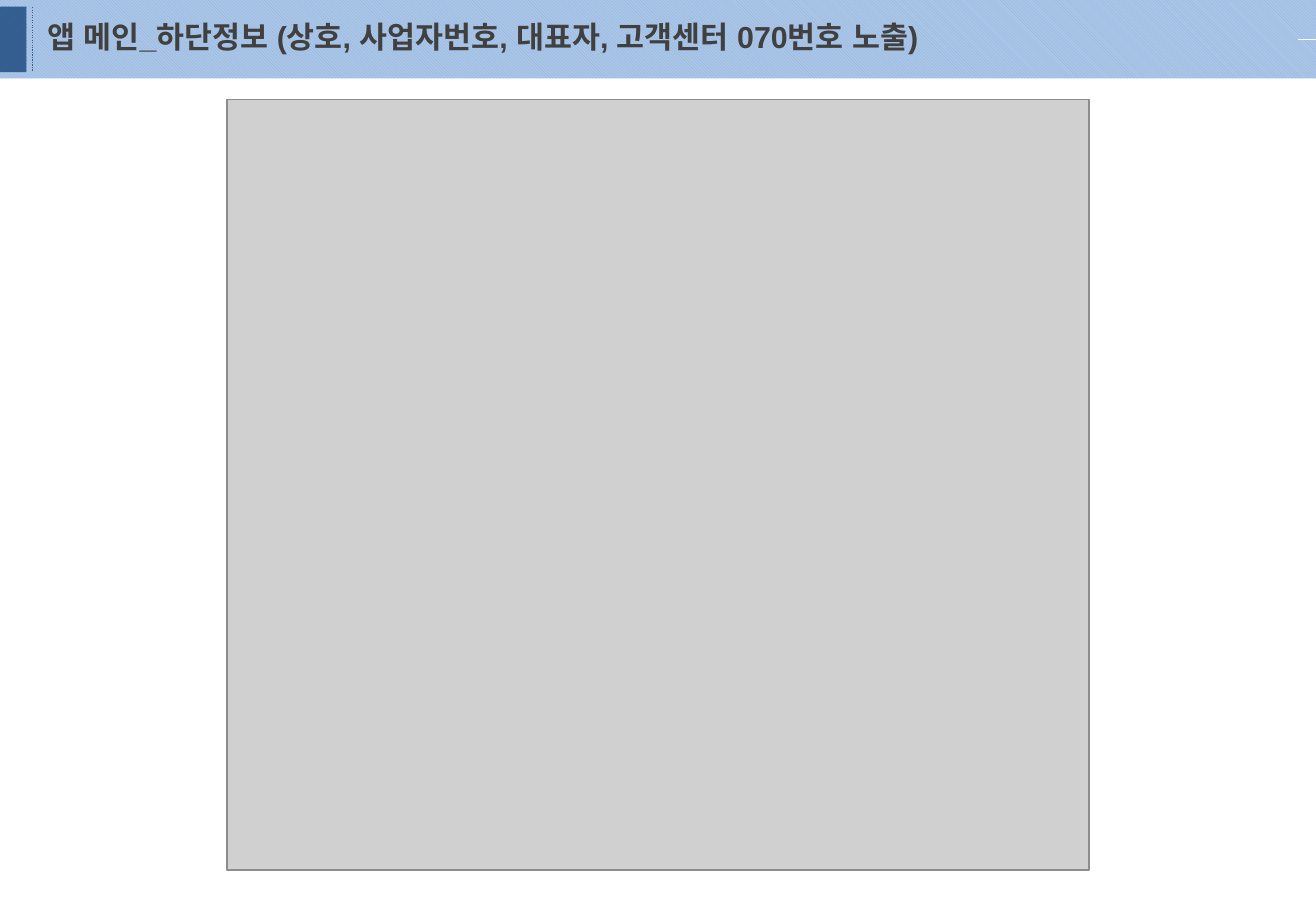
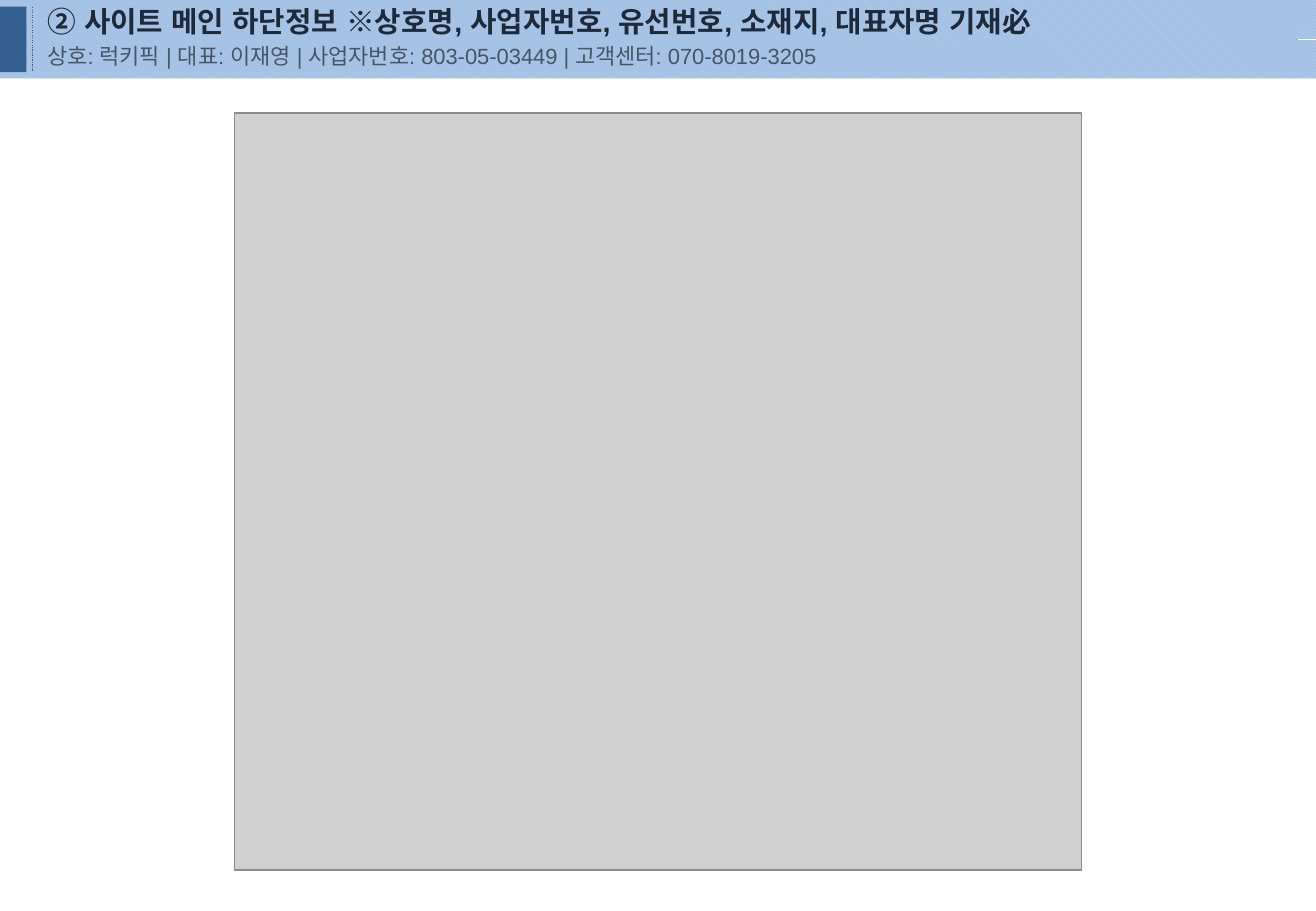
Before and after one commit to majicboy56575-dotcom/LuckyPick, a slide deck: slide 3 of 신용카드 검수요청서(럭키픽).pptx. Drawn at 1316x911 pixels with LibreOffice and Linux fonts; fonts in the diff are those of the drawing; grey boxes stand for pictures. Boxes give left, top, right and bottom in pixels: in the first picture for what was removed or moved away, otherwise in the second. Text is boxed around its words. In the diff, an @@ line names an element or a change of style, - is before the commit and + after.

```diff
--- a/신용카드 검수요청서(럭키픽).pptx
+++ b/신용카드 검수요청서(럭키픽).pptx
@@ text at (x1=47, y1=7, x2=1031, y2=66): text changed; size 18 to 13 pt; text colour #404040 to #475569; bold off @@
-앱 메인_하단정보 (상호, 사업자번호, 대표자, 고객센터 070번호 노출)
+② 사이트 메인 하단정보 ※상호명, 사업자번호, 유선번호, 소재지, 대표자명 기재必
+상호: 럭키픽 | 대표: 이재영 | 사업자번호: 803-05-03449 | 고객센터: 070-8019-3205
@@ picture resized from (x1=227, y1=100, x2=1090, y2=870) to (x1=235, y1=113, x2=1081, y2=870) @@
```
Also in this commit, not shown: 6 other slides changed, 4 slides added, 1 slide removed, 8 other files.
